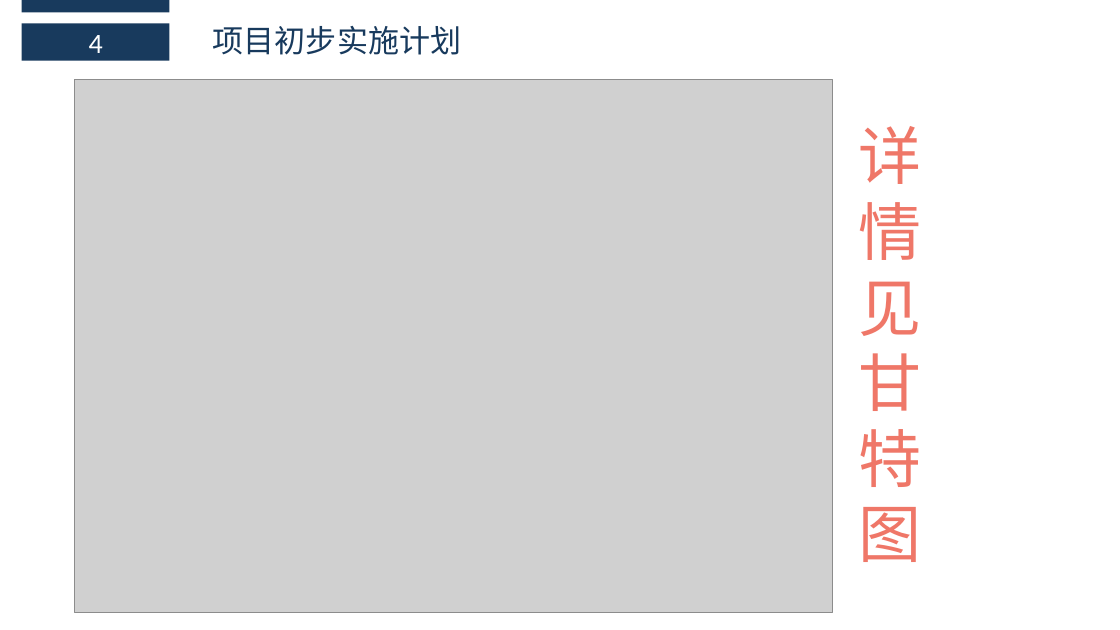
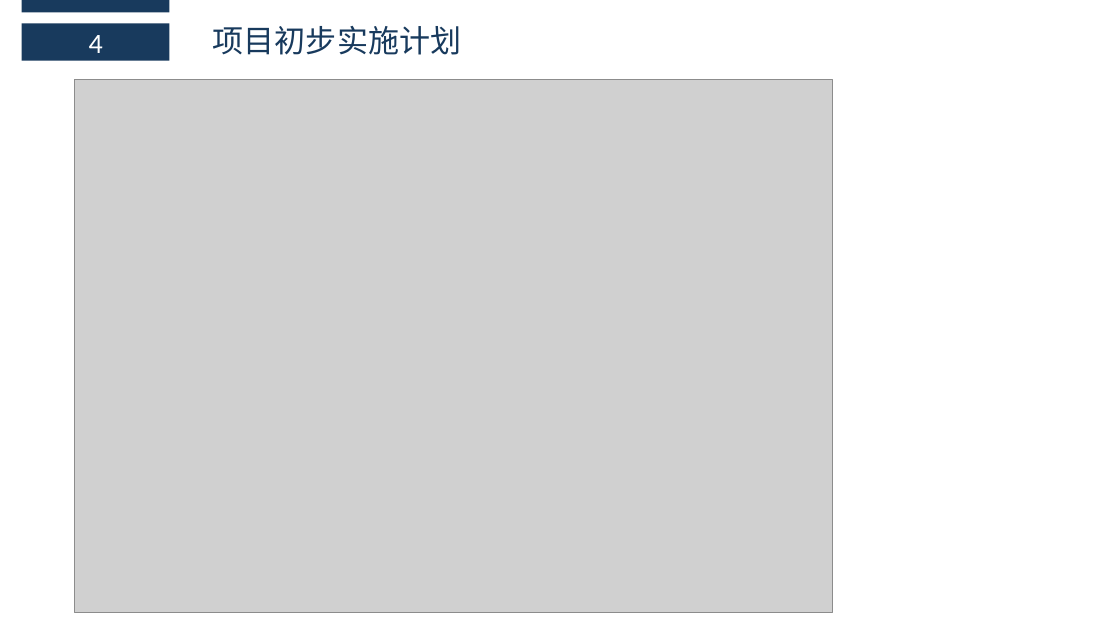
Before and after one commit to boboHh/Wine-APP, a slide deck: slide 17 of SE2018春-G17-项目计划PPT.pptx. Drawn at 1120x630 pixels with LibreOffice and Linux fonts; fonts in the diff are those of the drawing; grey boxes stand for pictures. Boxes give left, top, right and bottom in pixels: in the first picture for what was removed or moved away, otherwise in the second. Text is boxed around its words. In the diff, an @@ line names an element or a change of style, - is before the commit and + after.

```diff
--- a/SE2018春-G17-项目计划PPT.pptx
+++ b/SE2018春-G17-项目计划PPT.pptx
@@ text removed at box(858, 126, 921, 562) @@
-详情见甘特图
```
Also in this commit, not shown: 3 other slides changed, 1 slide added, 1 slide removed, 3 other files.
